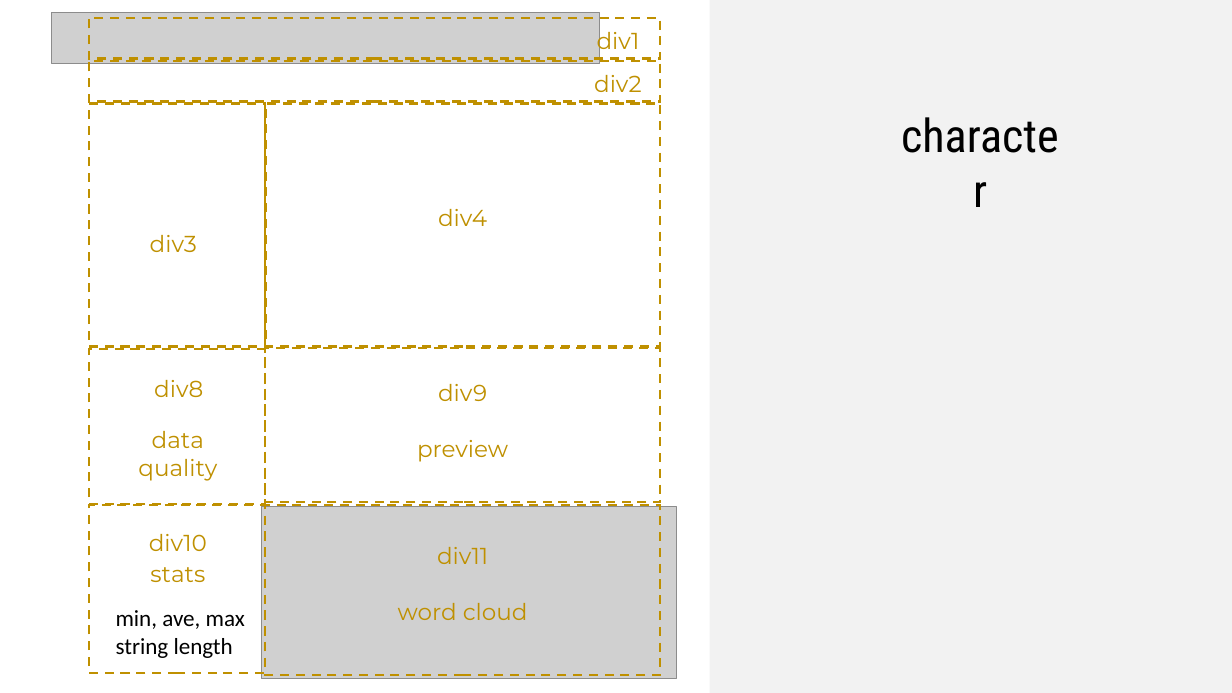
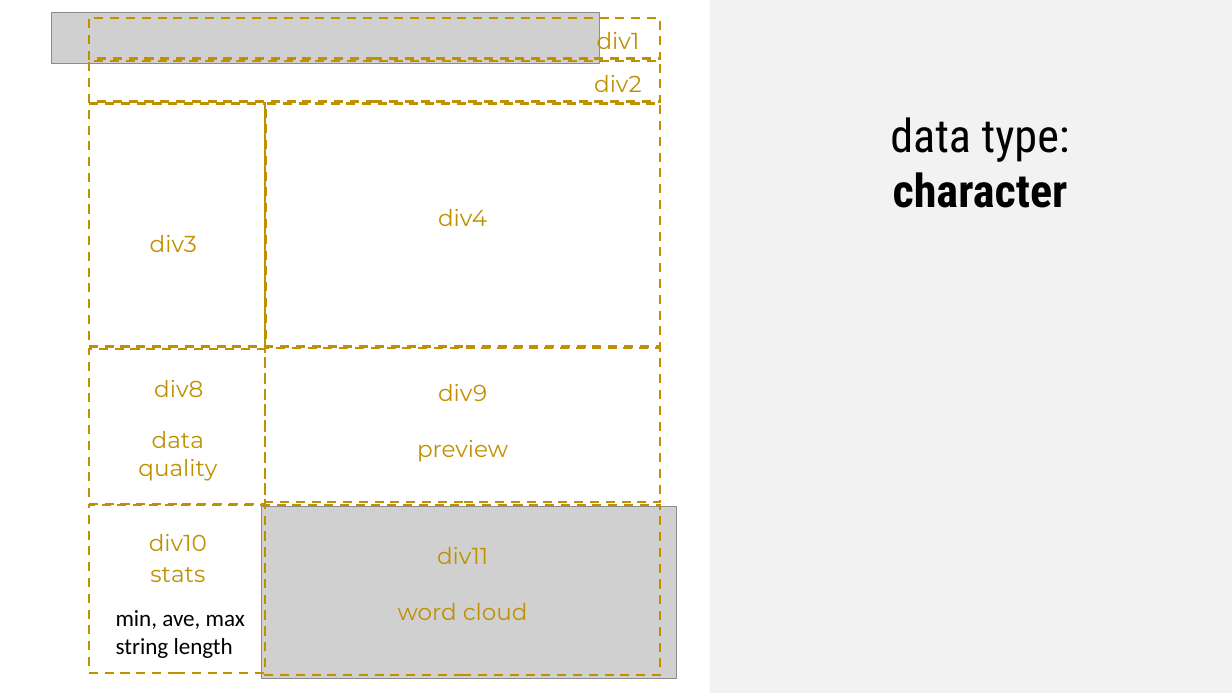
Before and after one commit to UrbanInstitute/datagoodr, a slide deck: slide 11 of pptx/LAYOUTS.pptx (slide 5 before the commit). Drawn at 1232x693 pixels with LibreOffice and Linux fonts; fonts in the diff are those of the drawing; grey boxes stand for pictures. Boxes give left, top, right and bottom in pixels: in the first picture for what was removed or moved away, otherwise in the second. Text is boxed around its words. In the diff, an @@ line names an element or a change of style, - is before the commit and + after.

```diff
--- a/pptx/LAYOUTS.pptx
+++ b/pptx/LAYOUTS.pptx
@@ text "data type:": place and size @@
-text "data type:" at bbox=[890, 102, 1071, 167]
+text "data type:" at bbox=[890, 117, 1070, 208]
@@ text at bbox=[890, 117, 1070, 162]: paragraph added @@
+data type:
@@ text at bbox=[893, 172, 1068, 208]: bold on in "character" @@
```
Also in this commit, not shown: 6 other slides changed, 8 slides added, 2 slides removed, 27 other files.
